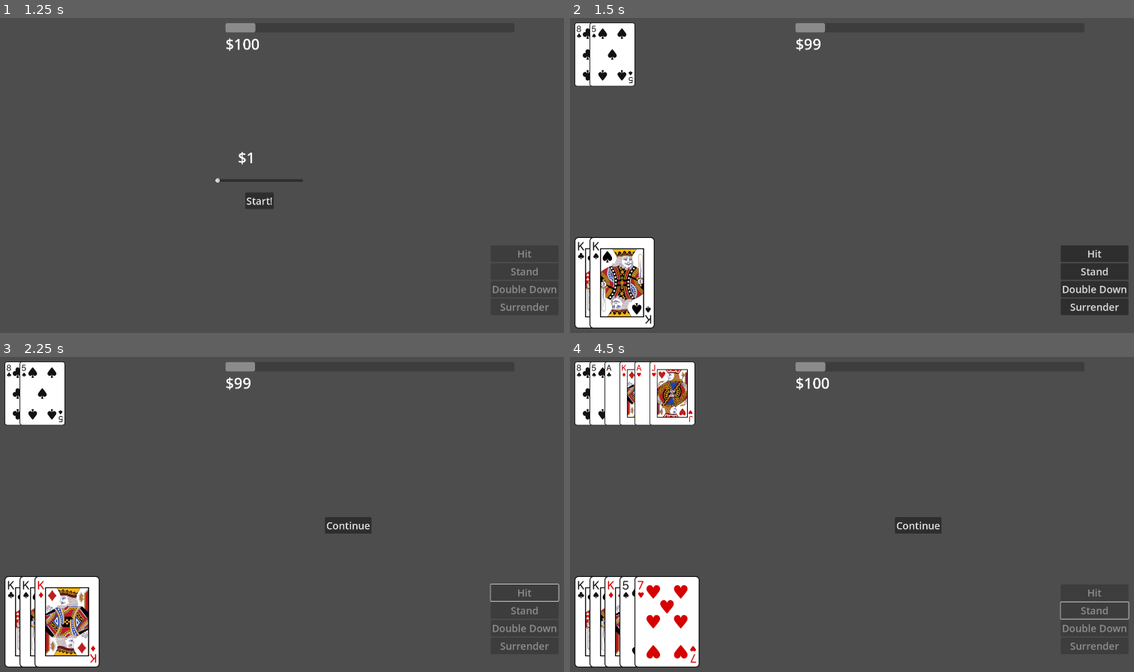
Above: before the commit, frames 1-4 (two rows, left to right).
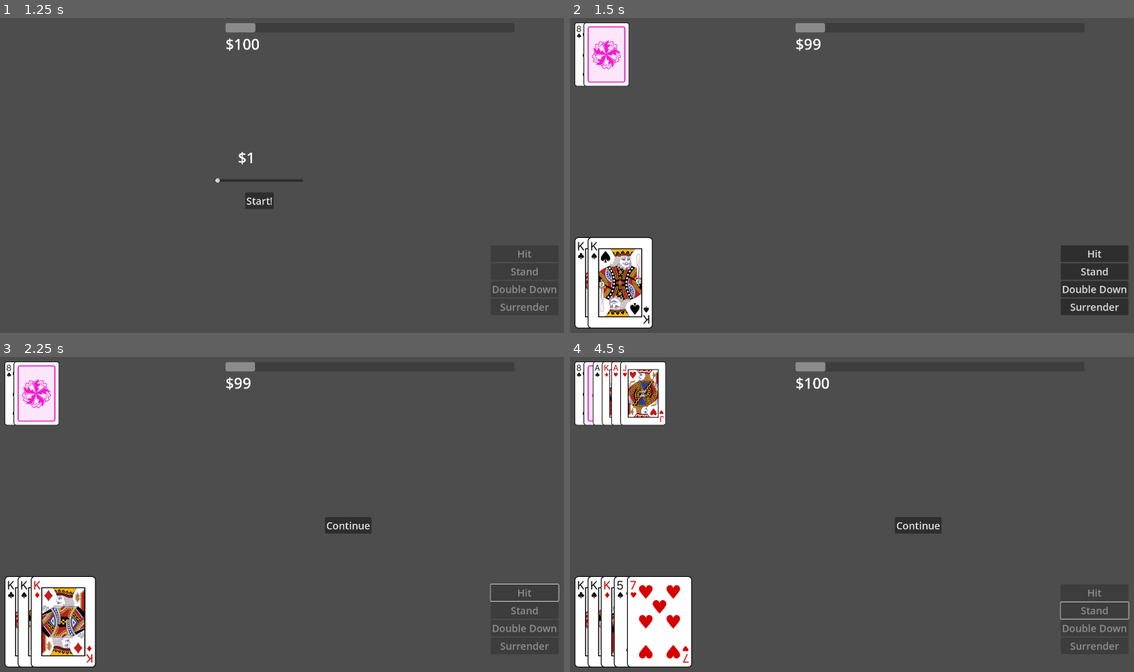
Above: after the commit, the same moments.

Repository: Tofutush/blackjack-with-sky
Game: Godot game, scene res://scenes/Start/Start.tscn
Two runs of this game, one before a commit and one after it. Both use one fixed random seed, a clock stepped at 60 frames per second and the inputs below.
Inputs:
- Up to frame 1 (1.25 s): click "Start" at 0.5 s
- Up to frame 2 (1.5 s): click "Start!" at 1.25 s
- Up to frame 3 (2.25 s): click "Hit" at 2 s
- Up to frame 4 (4.5 s): click "Continue" at 2.75 s; click "Start!" at 3.5 s; click "Stand" at 4.25 s

Frame 1 is identical in both runs. In frame 2, 3.2% of the frame differs, in the area x 2-16%, y 1-99%; in frame 3, 3.8%; in frame 4, 5.0%, in the area x 2-24%, y 1-99%.

Commit message:
back & turn

Diff:
--- a/scenes/DeckDisplay/deck_display.gd
+++ b/scenes/DeckDisplay/deck_display.gd
@@ -2,17 +2,36 @@
 class_name DeckDisplay
 
 @export var cardScale: float
+var deck: Deck
 
 func _ready() -> void:
 	for child in get_children():
 		child.queue_free()
 
-func addCard(card: Card) -> void:
+func addCard(card: Card, back = false) -> void:
 	var sprite = Sprite2D.new()
 	sprite.texture = preload("res://assets/cards.png")
 	# determine which region to pick
-	var x
-	var y
+	if back:
+		sprite.region_rect = Rect2(Vector2(0, 294 * 4), Vector2(209, 294))
+	else:
+		sprite.region_rect = getRegion(card)
+	sprite.region_enabled = true
+	sprite.centered = false
+	# offsets it by 42 * the number of children it has already so it shows the side of the prev card. also multiplies it by scale
+	sprite.position = Vector2(42 * cardScale * get_child_count(), 0)
+	sprite.scale = Vector2(cardScale, cardScale)
+	add_child(sprite)
+
+func turnLastBackCard() -> void:
+	if deck and get_child_count() != 0:
+		var lastCard = deck.getCard(deck.getCardCount() - 1)
+		var child = get_child(get_child_count() - 1)
+		child.region_rect = getRegion(lastCard)
+
+func getRegion(card: Card) -> Rect2:
+	var x: int
+	var y: int
 	match card.suit:
 		'Diamonds':
 			y = 0
@@ -35,10 +54,4 @@
 			x = 209 * 12
 		_:
 			x = 209 * (int(card.rank) - 1)
-	sprite.region_enabled = true
-	sprite.region_rect = Rect2(Vector2(x, y), Vector2(209, 294))
-	sprite.centered = false
-	# offsets it by 48 * the number of children it has already so it shows the side of the prev card
-	sprite.position = Vector2(48 * (get_child_count()), 0)
-	sprite.scale = Vector2(cardScale, cardScale)
-	add_child(sprite)
+	return Rect2(Vector2(x, y), Vector2(209, 294))
--- a/scenes/Main/main.gd
+++ b/scenes/Main/main.gd
@@ -37,7 +37,7 @@
 	playerHand.addCard(mainDeck.drawRandom())
 	playerHand.addCard(mainDeck.drawRandom())
 	dealerHand.addCard(mainDeck.drawRandom())
-	dealerHand.addCard(mainDeck.drawRandom())
+	dealerHand.addCard(mainDeck.drawRandom(), true)
 
 	# check natural blackjack
 	if playerHand.isNaturalBlackjack():
@@ -91,6 +91,8 @@
 	return
 
 func dealerDrawLoop() -> void:
+	$DealerDeckDisplay.turnLastBackCard()
+	# TODO: check insurance win
 	while not dealerHand.isEndForDealer():
 		dealerHand.addCard(mainDeck.drawRandom())
 	if dealerHand.isBusted():
--- a/scripts/deck.gd
+++ b/scripts/deck.gd
@@ -13,6 +13,9 @@
 func getCard(index: int) -> Card:
 	return deck[index]
 
+func getCardCount() -> int:
+	return deck.size()
+
 # drawpile
 func shuffle() -> Deck:
 	deck.shuffle()
@@ -25,11 +28,12 @@
 func linkDisplay(display1: DeckDisplay):
 	# auto-update the DeckDisplay
 	display = display1
+	display.deck = self
 
-func addCard(card: Card) -> Deck:
+func addCard(card: Card, back = false) -> Deck:
 	deck.append(card)
 	if display:
-		display.addCard(card)
+		display.addCard(card, back)
 	return self
 
 func getValue() -> Dictionary:
